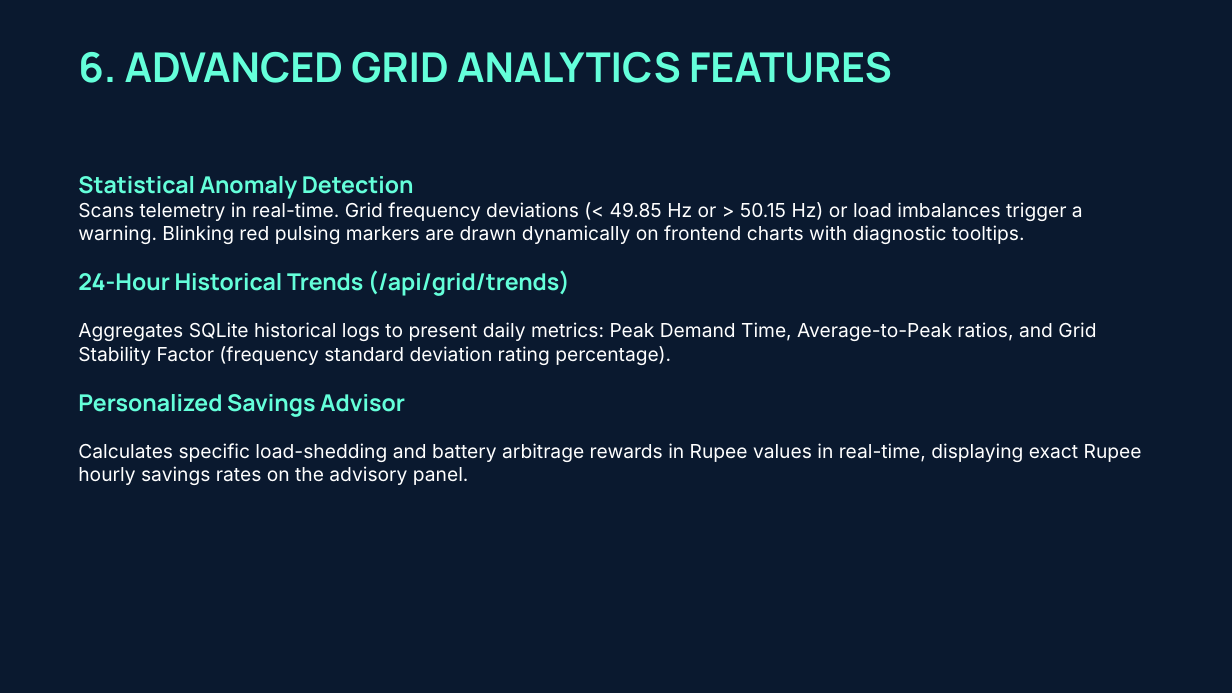
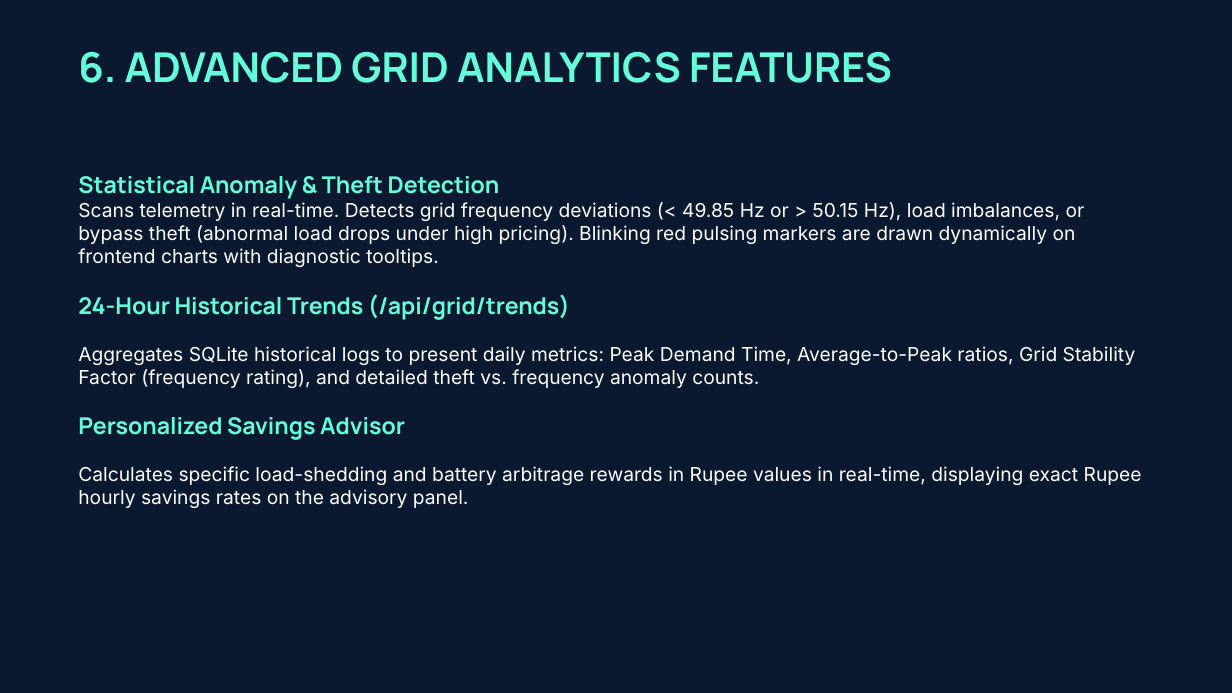
Before and after one commit to shikhasrivastava0574-afk/Smart-Grid-Sync, a slide deck: slide 7 of smart_grid_sync_final_presentation.pptx. Drawn at 1232x693 pixels with LibreOffice and Linux fonts; fonts in the diff are those of the drawing. Boxes give left, top, right and bottom in pixels: in the first picture for what was removed or moved away, otherwise in the second. Text is boxed around its words. In the diff, an @@ line names an element or a change of style, - is before the commit and + after.

Commit message:
feat: complete theft anomaly detection display in trends card and update compiled presentation/reports

```diff
--- a/smart_grid_sync_final_presentation.pptx
+++ b/smart_grid_sync_final_presentation.pptx
@@ text at (78, 176, 1136, 388): text changed @@
-Statistical Anomaly Detection
-Scans telemetry in real-time. Grid frequency deviations (< 49.85 Hz or > 50.15 Hz) or load imbalances trigger a warning. Blinking red pulsing markers are drawn dynamically on frontend charts with diagnostic tooltips.
-24-Hour Historical Trends (/api/grid/trends)
-Aggregates SQLite historical logs to present daily metrics: Peak Demand Time, Average-to-Peak ratios, and Grid Stability Factor (frequency standard deviation rating percentage).
+Statistical Anomaly & Theft Detection
+Scans telemetry in real-time. Detects grid frequency deviations (< 49.85 Hz or > 50.15 Hz), load imbalances, or bypass theft (abnormal load drops under high pricing). Blinking red pulsing markers are drawn dynamically on frontend charts with diagnostic tooltips.
+24-Hour Historical Trends (/api/grid/trends)
+Aggregates SQLite historical logs to present daily metrics: Peak Demand Time, Average-to-Peak ratios, Grid Stability Factor (frequency rating), and detailed theft vs. frequency anomaly counts.
```
Also in this commit, not shown: 8 other files.
